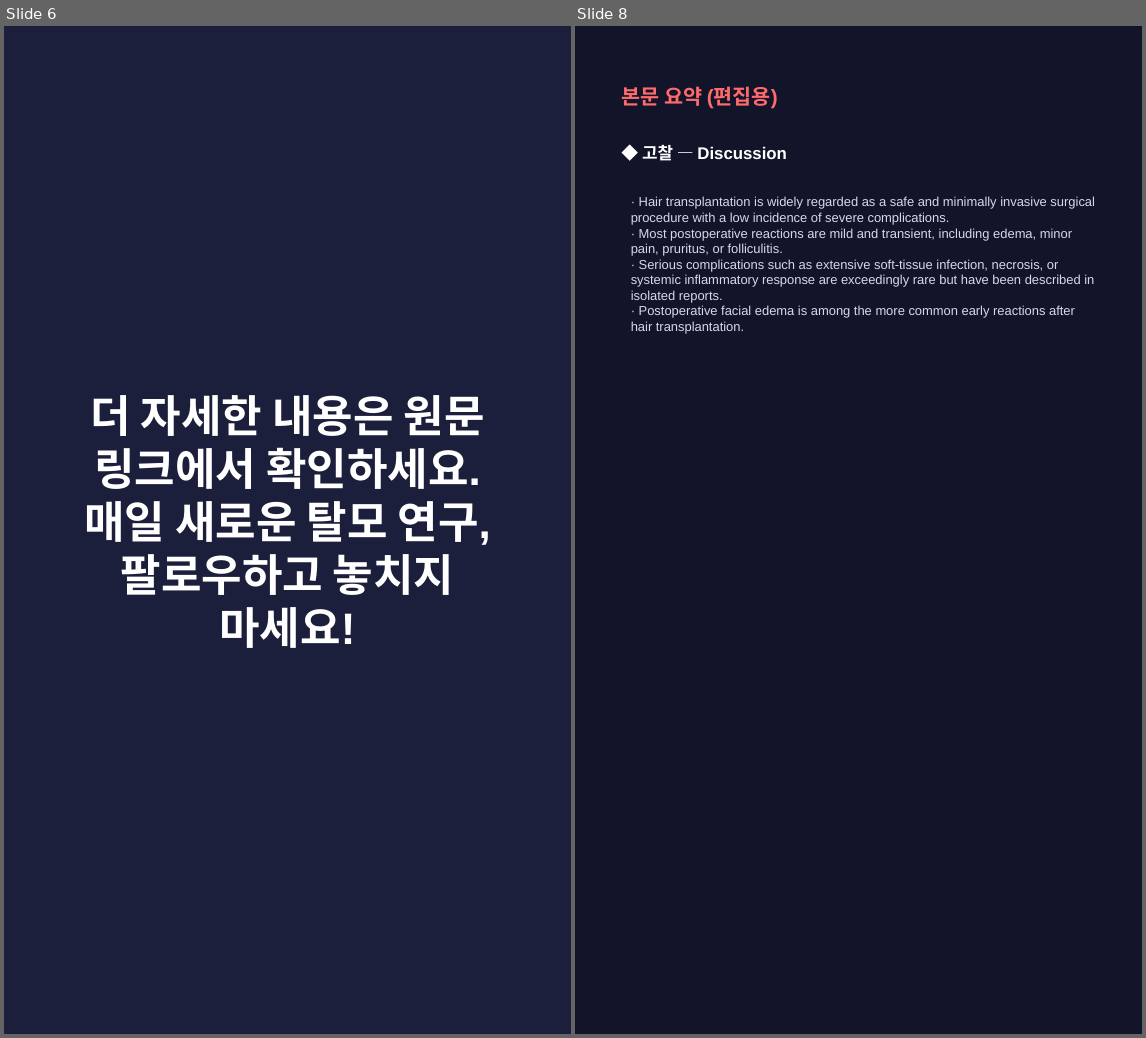
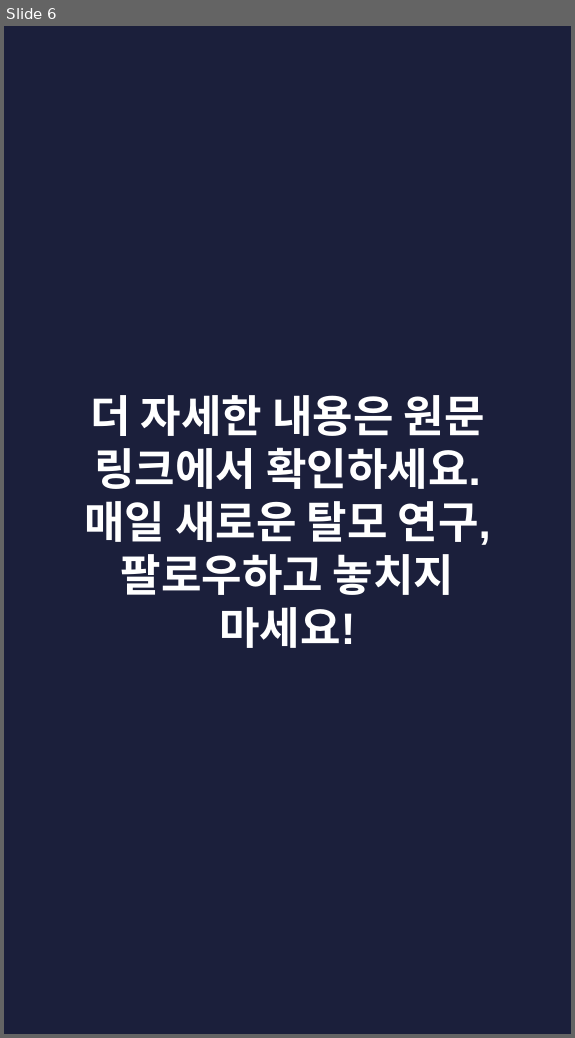
Before and after one commit to hyokang2010-BJ-ANTH/product-builder-test, a slide deck: pwa/data/latest/slides.pptx. Shown side by side, each under a label of ours: slides 6 and 8 before the commit, slide 6 after it; the slides between them are not shown. The pictures are 1146x1038 and 575x1038 pixels, drawn with LibreOffice and Linux fonts; fonts in the diff are those of the drawing. Boxes give left, top, right and bottom in pixels: in the first picture for what was removed or moved away, otherwise in the second. Text is boxed around its words. In the diff, an @@ line names an element or a change of style, - is before the commit and + after.

```diff
--- a/pwa/data/latest/slides.pptx
+++ b/pwa/data/latest/slides.pptx
@@ slide 8 removed at bbox=[575, 26, 1142, 1034], background #12142A @@
@@ text removed at bbox=[621, 86, 778, 109] @@
-본문 요약 (편집용)
@@ text removed at bbox=[642, 145, 787, 161] @@
-◆ 고찰 — Discussion
@@ text removed at bbox=[631, 196, 1095, 334] @@
-· Hair transplantation is widely regarded as a safe and minimally invasive surgical procedure with a low incidence of severe complications.
-· Most postoperative reactions are mild and transient, including edema, minor pain, pruritus, or folliculitis.
-· Serious complications such as extensive soft-tissue infection, necrosis, or systemic inflammatory response are exceedingly rare but have been described in isolated reports.
-· Postoperative facial edema is among the more common early reactions after hair transplantation.
```
Also in this commit, not shown: 2 slides changed, 5 slides added, 4 other slides removed, 26 other files.
